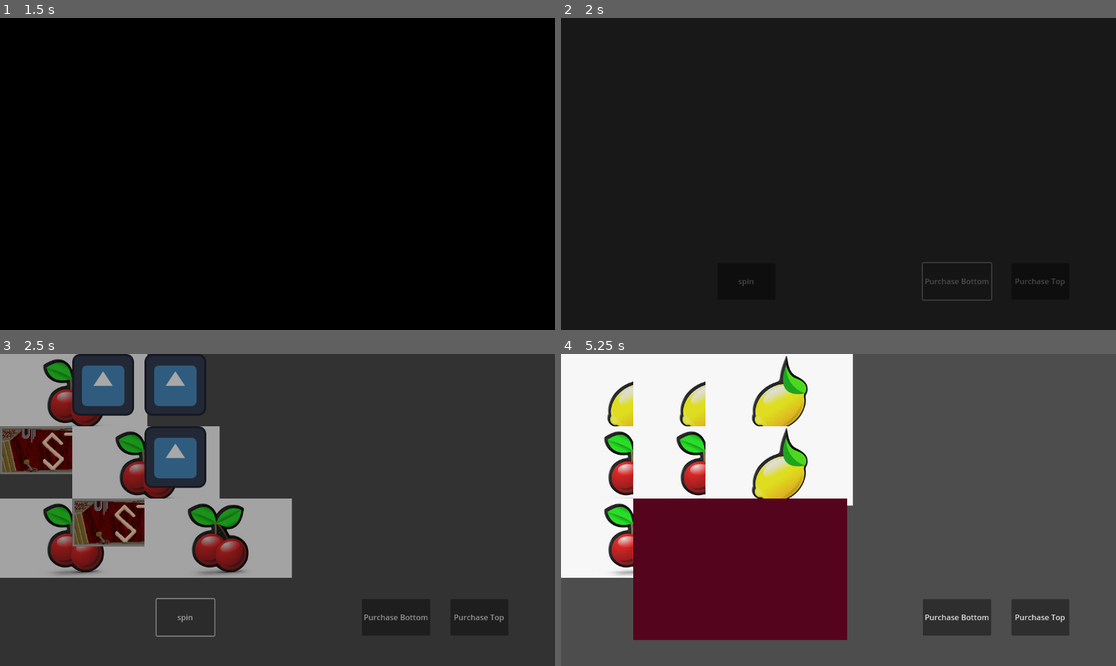
Above: before the commit, frames 1-4 (two rows, left to right).
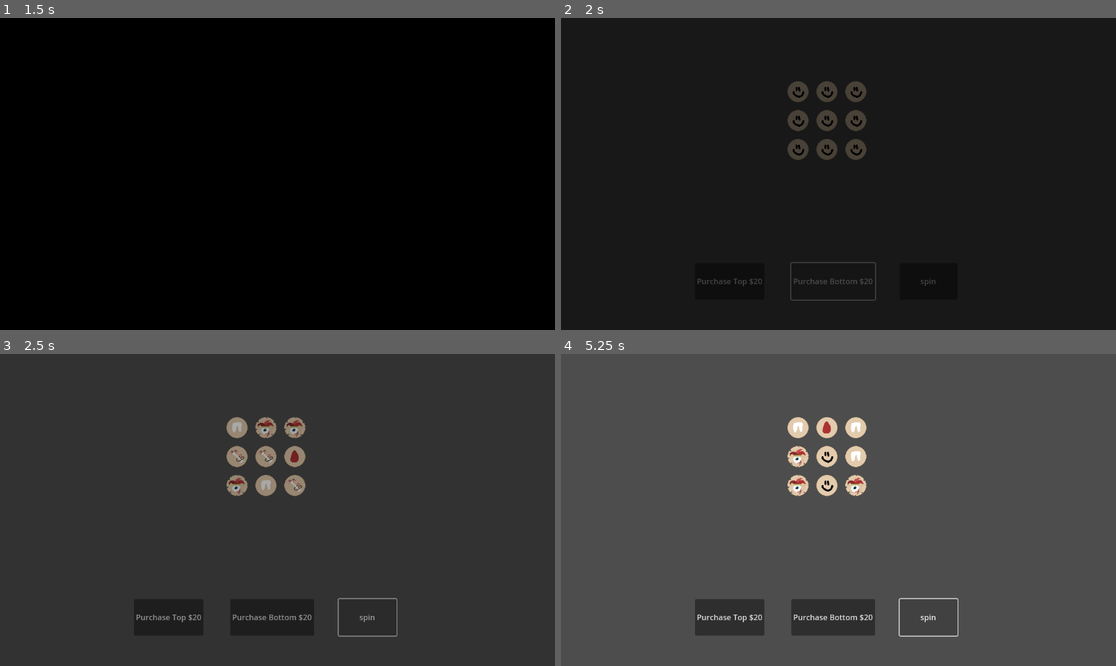
Above: after the commit, the same moments.

Repository: ZaneSoCool/GDaM-Mega-Collab-Fall-2025
Game: Godot game, scene res://Scenes/SlotMachine.tscn
The game is run twice, just before and just after one commit, with the same random seed, the same clock (stepped at 60 frames per second) and the same inputs. The engine's default icon, where the game draws it, is replaced by a stand-in: a white triangle on a blue panel in a dark square.
Inputs:
- Up to frame 1 (1.5 s): click "Purchase Top" (after the commit: "Purchase Top $20") at 0.5 s; click "Purchase Bottom" (after the commit: "Purchase Bottom $20") at 1.25 s
- Up to frame 2 (2 s): no input
- Up to frame 3 (2.5 s): click "spin" at 2 s
- Up to frame 4 (5.25 s): click "spin" at 2.75 s; click "Purchase Top" (after the commit: "Purchase Top $20") at 3.5 s; click "Purchase Bottom" (after the commit: "Purchase Bottom $20") at 4.25 s; click "spin" at 5 s

Frame 1 is identical in both runs. In frame 2, 2.1% of the frame differs, in the area x 24-91%, y 20-91%; in frame 3, 29%; in frame 4, 48%, in the area x 0-92%, y 0-92%.

Commit message:
slotMachine looks nice +gives powerup
changed slowMachine to use a gridContainer, have nice textures, and to give powerUps based on wins

Diff:
--- a/Scenes/Slot.tscn
+++ b/Scenes/Slot.tscn
@@ -1,6 +1,7 @@
-[gd_scene load_steps=2 format=3 uid="uid://cexqfrush7ds6"]
+[gd_scene load_steps=3 format=3 uid="uid://cexqfrush7ds6"]
 
 [ext_resource type="Script" uid="uid://ddrr4j0n2kst5" path="res://Scripts/Slot.gd" id="1_vqo0j"]
+[ext_resource type="Texture2D" uid="uid://dy3ajjkoi4274" path="res://Assets/Textures/slotMachine/jokerSlot.png" id="2_4h18v"]
 
 [node name="Slot" type="Control"]
 layout_mode = 3
@@ -10,6 +11,8 @@
 script = ExtResource("1_vqo0j")
 
 [node name="TextureRect" type="TextureRect" parent="."]
+texture_filter = 1
 layout_mode = 0
 offset_right = 40.0
 offset_bottom = 40.0
+texture = ExtResource("2_4h18v")
--- a/Scenes/SlotMachine.tscn
+++ b/Scenes/SlotMachine.tscn
@@ -1,11 +1,12 @@
-[gd_scene load_steps=8 format=3 uid="uid://jt6rn6cxyc2n"]
+[gd_scene load_steps=9 format=3 uid="uid://jt6rn6cxyc2n"]
 
 [ext_resource type="PackedScene" uid="uid://cexqfrush7ds6" path="res://Scenes/Slot.tscn" id="1_bstdy"]
 [ext_resource type="Script" uid="uid://cqdmmdle2yrls" path="res://Scripts/slotMachine.gd" id="2_12ai4"]
-[ext_resource type="Texture2D" uid="uid://i51mu8aibldp" path="res://Assets/Textures/Lemon.jpg" id="4_1n4jc"]
-[ext_resource type="Texture2D" uid="uid://b87v47p4kmm67" path="res://icon.svg" id="5_46fj6"]
-[ext_resource type="Texture2D" uid="uid://0jq2waufbeg7" path="res://Assets/Textures/Cherry.jpg" id="5_ymylu"]
-[ext_resource type="Texture2D" uid="uid://b6d8uujfjlhgt" path="res://Assets/Textures/menus/STARTbutton.png" id="6_pgvtv"]
+[ext_resource type="Texture2D" uid="uid://c53iwlvjns40d" path="res://Assets/Textures/slotMachine/eyeSlot.png" id="2_pgvtv"]
+[ext_resource type="Texture2D" uid="uid://bbv7v12asxkvl" path="res://Assets/Textures/slotMachine/boneSlot.png" id="3_dq6t6"]
+[ext_resource type="Texture2D" uid="uid://c24x8jh8hukjj" path="res://Assets/Textures/slotMachine/bloodSlot.png" id="4_glh05"]
+[ext_resource type="Texture2D" uid="uid://ctwj4juat6dvt" path="res://Assets/Textures/slotMachine/toothSlot.png" id="5_7juld"]
+[ext_resource type="Texture2D" uid="uid://dy3ajjkoi4274" path="res://Assets/Textures/slotMachine/jokerSlot.png" id="6_dq6t6"]
 [ext_resource type="Texture2D" uid="uid://dsl0ajnhvrc1w" path="res://Assets/Textures/Solid Colour - Burgundy Red.jpg" id="7_dq6t6"]
 
 [node name="SlotMachine" type="Control"]
@@ -14,86 +15,93 @@
 offset_right = 40.0
 offset_bottom = 40.0
 script = ExtResource("2_12ai4")
-symbols = Array[Texture]([ExtResource("5_ymylu"), ExtResource("4_1n4jc"), ExtResource("5_46fj6"), ExtResource("6_pgvtv"), ExtResource("7_dq6t6")])
+symbols = Array[Texture]([ExtResource("5_7juld"), ExtResource("3_dq6t6"), ExtResource("2_pgvtv"), ExtResource("4_glh05"), ExtResource("6_dq6t6")])
 
 [node name="SpinButton" type="Button" parent="."]
 layout_mode = 0
-offset_left = 325.0
+offset_left = 703.0
 offset_top = 509.0
-offset_right = 445.0
+offset_right = 823.0
 offset_bottom = 584.99994
 text = "spin"
 
 [node name="PurchaseTopButton" type="Button" parent="."]
 layout_mode = 0
-offset_left = 935.0
+offset_left = 278.0
 offset_top = 509.0
-offset_right = 1055.0
+offset_right = 398.0
 offset_bottom = 584.99994
-text = "Purchase Top"
+text = "Purchase Top $20"
 
 [node name="PurchaseBottomButton" type="Button" parent="."]
 layout_mode = 0
-offset_left = 751.0
+offset_left = 478.0
 offset_top = 509.0
-offset_right = 893.0
+offset_right = 652.0
 offset_bottom = 584.99994
-text = "Purchase Bottom"
+text = "Purchase Bottom $20"
 
-[node name="VBoxContainer" type="VBoxContainer" parent="."]
+[node name="GridContainer" type="GridContainer" parent="."]
 layout_mode = 1
 anchors_preset = 8
 anchor_left = 0.5
 anchor_top = 0.5
 anchor_right = 0.5
 anchor_bottom = 0.5
-offset_left = -20.0
-offset_top = -20.0
-offset_right = 1135.0
-offset_bottom = 420.0
+offset_left = 450.0
+offset_top = 111.0
+offset_right = 614.0
+offset_bottom = 275.0
 grow_horizontal = 2
 grow_vertical = 2
-mouse_filter = 2
-theme_override_constants/separation = 150
+theme_override_constants/h_separation = 60
+theme_override_constants/v_separation = 60
+columns = 3
 
-[node name="SlotContainer" type="HBoxContainer" parent="VBoxContainer"]
-layout_mode = 2
-theme_override_constants/separation = 150
-
-[node name="Slot1" parent="VBoxContainer/SlotContainer" instance=ExtResource("1_bstdy")]
+[node name="Slot1" parent="GridContainer" instance=ExtResource("1_bstdy")]
 layout_mode = 2
 
-[node name="Slot2" parent="VBoxContainer/SlotContainer" instance=ExtResource("1_bstdy")]
+[node name="Slot2" parent="GridContainer" instance=ExtResource("1_bstdy")]
 layout_mode = 2
 
-[node name="Slot3" parent="VBoxContainer/SlotContainer" instance=ExtResource("1_bstdy")]
+[node name="Slot3" parent="GridContainer" instance=ExtResource("1_bstdy")]
 layout_mode = 2
 
-[node name="SlotContainer2" type="HBoxContainer" parent="VBoxContainer"]
-layout_mode = 2
-theme_override_constants/separation = 150
-
-[node name="Slot1" parent="VBoxContainer/SlotContainer2" instance=ExtResource("1_bstdy")]
+[node name="Slot4" parent="GridContainer" instance=ExtResource("1_bstdy")]
 layout_mode = 2
 
-[node name="Slot2" parent="VBoxContainer/SlotContainer2" instance=ExtResource("1_bstdy")]
+[node name="Slot5" parent="GridContainer" instance=ExtResource("1_bstdy")]
 layout_mode = 2
 
-[node name="Slot3" parent="VBoxContainer/SlotContainer2" instance=ExtResource("1_bstdy")]
+[node name="Slot6" parent="GridContainer" instance=ExtResource("1_bstdy")]
 layout_mode = 2
 
-[node name="SlotContainer3" type="HBoxContainer" parent="VBoxContainer"]
-layout_mode = 2
-theme_override_constants/separation = 150
-
-[node name="Slot1" parent="VBoxContainer/SlotContainer3" instance=ExtResource("1_bstdy")]
+[node name="Slot7" parent="GridContainer" instance=ExtResource("1_bstdy")]
 layout_mode = 2
 
-[node name="Slot2" parent="VBoxContainer/SlotContainer3" instance=ExtResource("1_bstdy")]
+[node name="Slot8" parent="GridContainer" instance=ExtResource("1_bstdy")]
 layout_mode = 2
 
-[node name="Slot3" parent="VBoxContainer/SlotContainer3" instance=ExtResource("1_bstdy")]
+[node name="Slot9" parent="GridContainer" instance=ExtResource("1_bstdy")]
 layout_mode = 2
+
+[node name="topNotPurchased" type="TextureRect" parent="."]
+layout_mode = 0
+offset_left = 453.0
+offset_top = 145.0
+offset_right = 651.0
+offset_bottom = 152.0
+texture = ExtResource("7_dq6t6")
+expand_mode = 1
+
+[node name="bottomNotPurchased" type="TextureRect" parent="."]
+layout_mode = 0
+offset_left = 453.0
+offset_top = 270.0
+offset_right = 651.0
+offset_bottom = 277.0
+texture = ExtResource("7_dq6t6")
+expand_mode = 1
 
 [connection signal="pressed" from="SpinButton" to="." method="_on_spin_button_pressed"]
 [connection signal="pressed" from="PurchaseTopButton" to="." method="_on_purchase_top_button_pressed"]
--- a/Scripts/slotMachine.gd
+++ b/Scripts/slotMachine.gd
@@ -1,7 +1,10 @@
 extends Control
 
-@onready var v_box_container: VBoxContainer = $VBoxContainer
+@onready var grid: GridContainer = $GridContainer
 @export var symbols : Array[Texture]
+
+@onready var top_not_purchased: TextureRect = $topNotPurchased
+@onready var bottom_not_purchased: TextureRect = $bottomNotPurchased
 
 @export var purchasedTop : bool = false
 @export var purchasedBottom : bool = false
@@ -26,10 +29,10 @@
 	readSlots()
 
 func getSlots():
-	for i in range(slots.size()):
-		var hbox = v_box_container.get_child(i)
-		for slot in hbox.get_children():
-			slots.get(i).append(slot)
+	for i in range(grid.get_child_count()):
+		var row = int(i / 3)
+		var slot = grid.get_child(i)
+		slots[row].append(slot)
 
 func readSlots():
 	var wins = 0
@@ -55,17 +58,23 @@
 	giveRewards(wins)
 
 func giveRewards(wins : int):
-	print(wins)
+	print("slot wins = " + str(wins))
+	for win in wins: #gives player a random powerUp for each win
+		var powerUpKeys = Global.powerUpQuantityDictionary.keys()
+		var randomPowerUpKey = powerUpKeys[randi() % powerUpKeys.size()]
+		Global.powerUpQuantityDictionary[randomPowerUpKey] += 1
 
 func _on_purchase_top_button_pressed() -> void:
 	#if Global.vitality > 20:
 		#Global.vitality -= 20
 		purchasedTop = true
+		top_not_purchased.visible = false
 
 func _on_purchase_bottom_button_pressed() -> void:
 	#if Global.vitality > 20:
 		#Global.vitality -= 20
 		purchasedBottom = true
+		bottom_not_purchased.visible = false
 
 func checkSlot(symbol : Texture, x, y): #returns true if slot matches symbol
 	if (y == 0 and !purchasedTop) or (y == 2 and !purchasedBottom): #check if purchased row
Binary file added: Assets/Textures/slotMachine/bloodSlot.png
Not shown, added: Assets/Textures/slotMachine/bloodSlot.png.import
Binary file added: Assets/Textures/slotMachine/boneSlot.png
Not shown, added: Assets/Textures/slotMachine/boneSlot.png.import
Binary file added: Assets/Textures/slotMachine/eyeSlot.png
Not shown, added: Assets/Textures/slotMachine/eyeSlot.png.import
Binary file added: Assets/Textures/slotMachine/jokerSlot.png
Not shown, added: Assets/Textures/slotMachine/jokerSlot.png.import
Binary file added: Assets/Textures/slotMachine/toothSlot.png
Not shown, added: Assets/Textures/slotMachine/toothSlot.png.import
